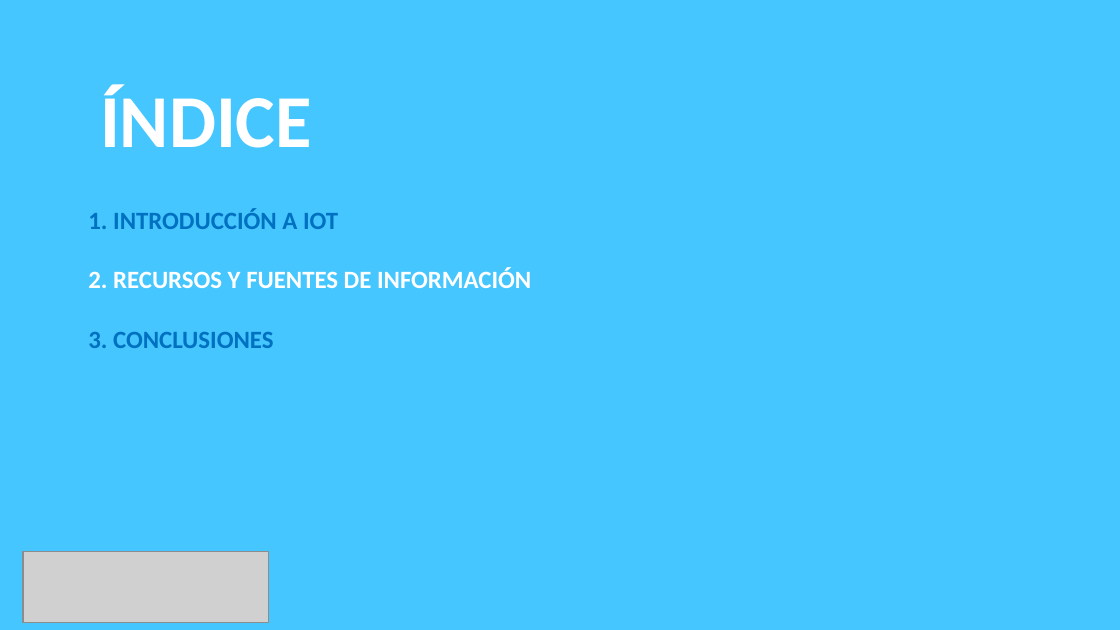
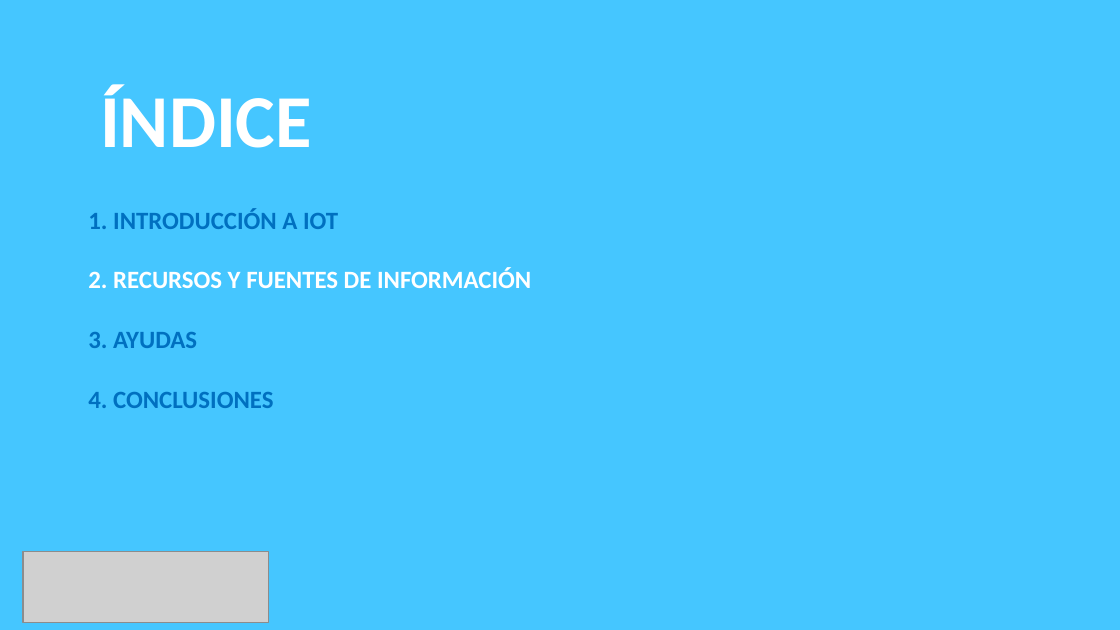
Before and after one commit to dmoreno19949/DTE_TG_ARDUINO_RAPSBERRY, a slide deck: slide 11 of TG1/TG1_sync1.david.pptx. Drawn at 1120x630 pixels with LibreOffice and Linux fonts; fonts in the diff are those of the drawing; grey boxes stand for pictures; background and template pictures are left out. Boxes give left, top, right and bottom in pixels: in the first picture for what was removed or moved away, otherwise in the second. Text is boxed around its words. In the diff, an @@ line names an element or a change of style, - is before the commit and + after.

```diff
--- a/TG1/TG1_sync1.david.pptx
+++ b/TG1/TG1_sync1.david.pptx
@@ subtitle at [88,332,273,408]: text changed @@
-3. CONCLUSIONES
+3. AYUDAS
+4. CONCLUSIONES
```
Also in this commit, not shown: 3 other slides changed, 2 slides added.
